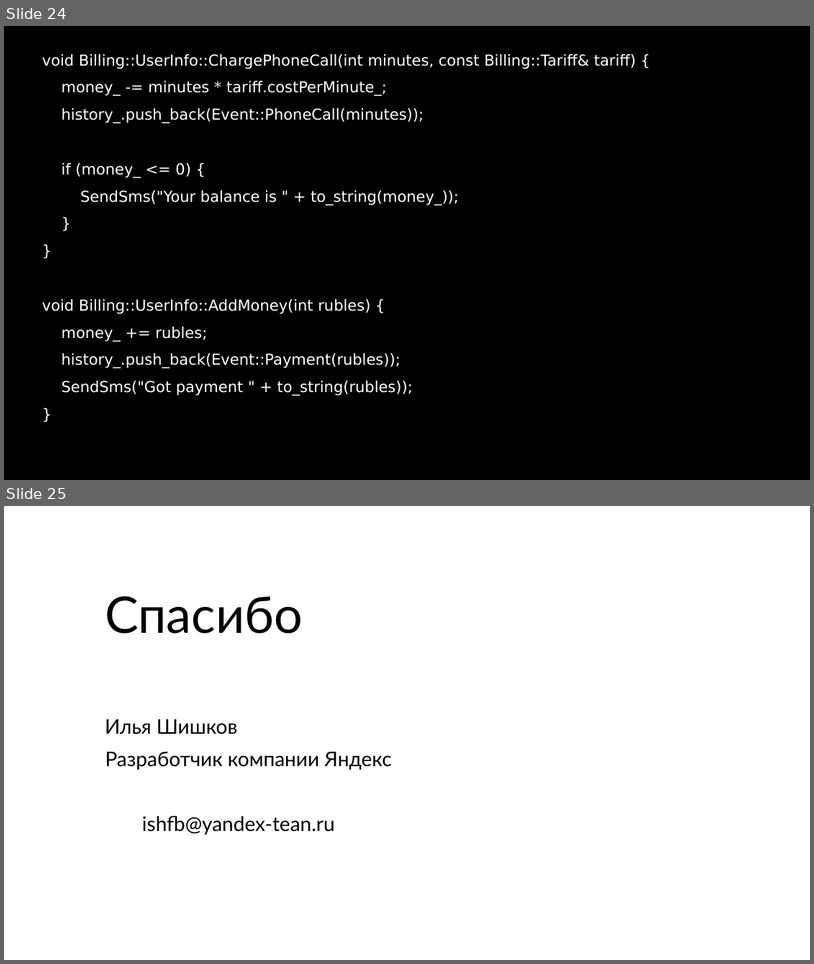
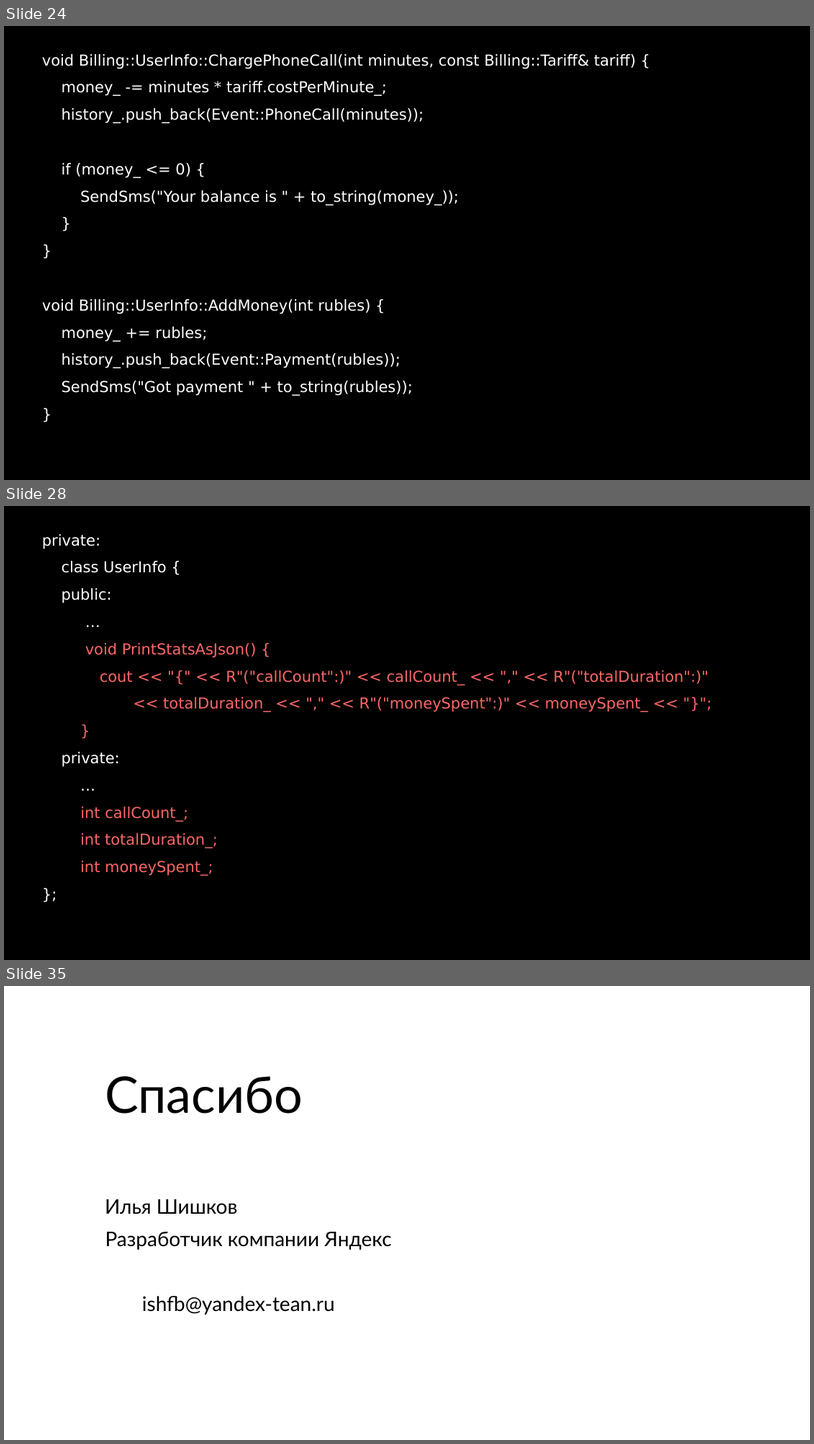
Before and after one commit to ishfb/cpprus17, a slide deck: slides.pptx. Shown one above the other, each under a label of ours: slides 24 and 25 before the commit, slides 24, 28 and 35 after it; the slides between them are not shown. The pictures are 814x964 and 814x1444 pixels, drawn with LibreOffice and Linux fonts; fonts in the diff are those of the drawing; background and template pictures are left out. Boxes give left, top, right and bottom in pixels: in the first picture for what was removed or moved away, otherwise in the second. Text is boxed around its words. In the diff, an @@ line names an element or a change of style, - is before the commit and + after.

```diff
--- a/slides.pptx
+++ b/slides.pptx
@@ slide 28 added at <box>4,506,810,960</box>, background #FFFFFF @@
@@ text added at <box>4,506,810,960</box>, fill #000000, 36 pt, text #FC6767 @@
+private:
+class UserInfo {
+public:
+…
+void PrintStatsAsJson() {
+cout << "{" << R"("callCount":)" << callCount_ << "," << R"("totalDuration":)"
+<< totalDuration_ << "," << R"("moneySpent":)" << moneySpent_ << "}";
+}
+private:
+…
+int callCount_;
+int totalDuration_;
+int moneySpent_;
+};
@@ what was slide 25 is now slide 35 @@
```
Also in this commit, not shown: 9 other slides added, 2 other files.
